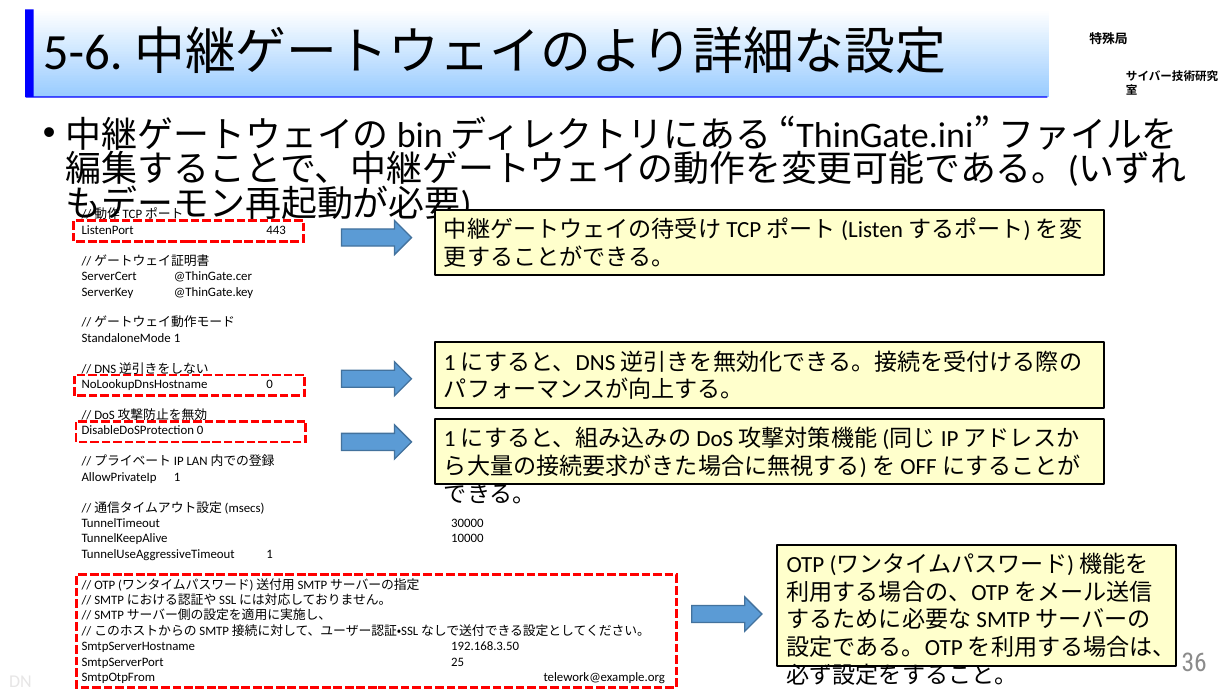
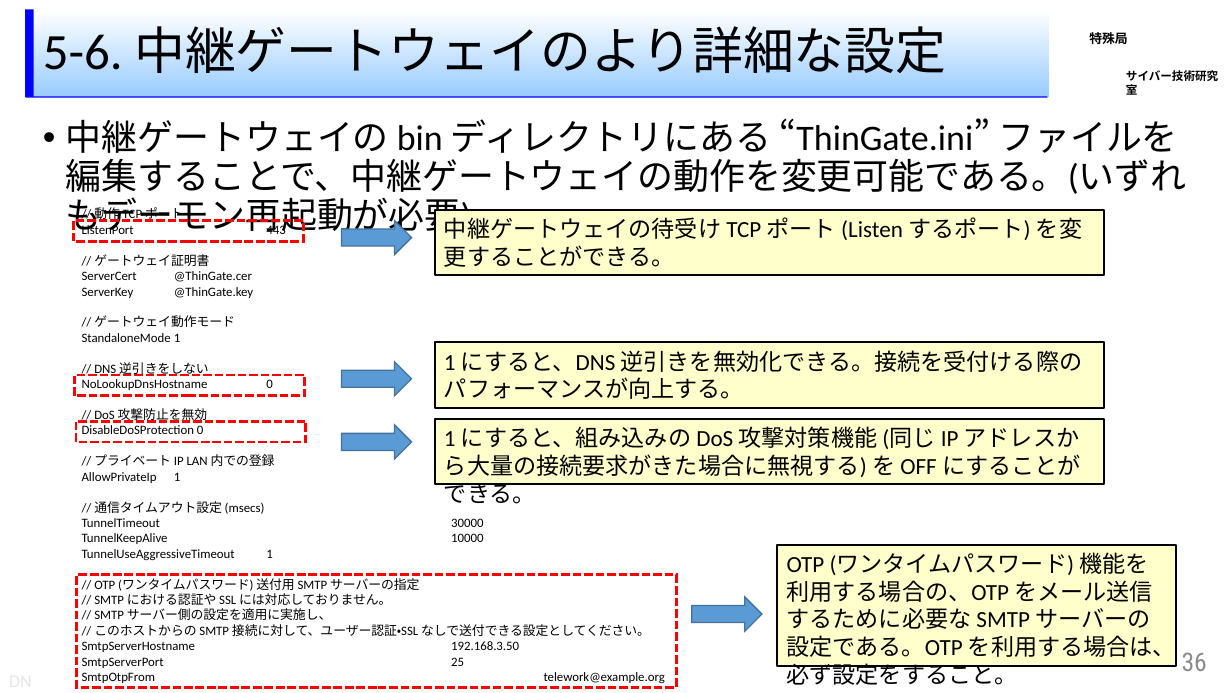
Before and after one commit to IPA-CyberLab/IPA-DN-Docs, a slide deck: slide 36 of Docs/ThinTeleworkSystem/ja/SystemManual/210916 beta8preview2/ThinTele 構築マニュアル (スタンドアロン版).pptx. Drawn at 1232x693 pixels with LibreOffice and Linux fonts; fonts in the diff are those of the drawing; background and template pictures are left out. Boxes give left, top, right and bottom in pixels: in the first picture for what was removed or moved away, otherwise in the second. Text is boxed around its words. In the diff, an @@ line names an element or a change of style, - is before the commit and + after.

```diff
--- a/Docs/ThinTeleworkSystem/ja/SystemManual/210916 beta8preview2/ThinTele 構築マニュアル (スタンドアロン版).pptx
+++ b/Docs/ThinTeleworkSystem/ja/SystemManual/210916 beta8preview2/ThinTele 構築マニュアル (スタンドアロン版).pptx
@@ text "中継ゲートウェイの bin ディレクトリにある “ThinGate.ini” ファイルを編集することで、中継ゲートウェイ ..." at bbox=[66, 118, 1186, 237]: line spacing 0.8 to 0.9 @@
```
Also in this commit, not shown: 2 other slides changed, 1 other file.
